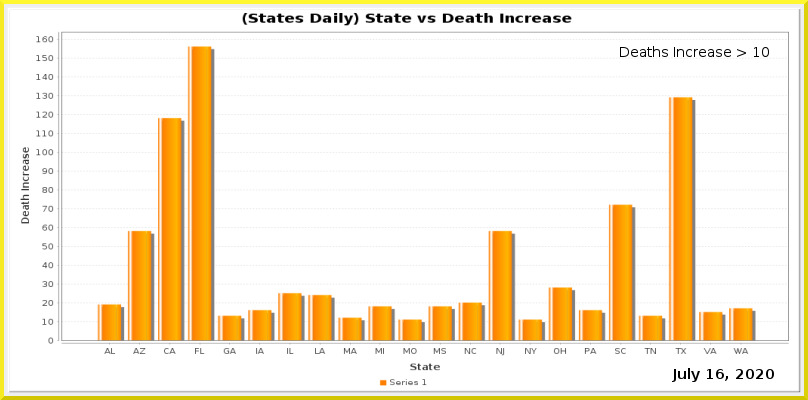
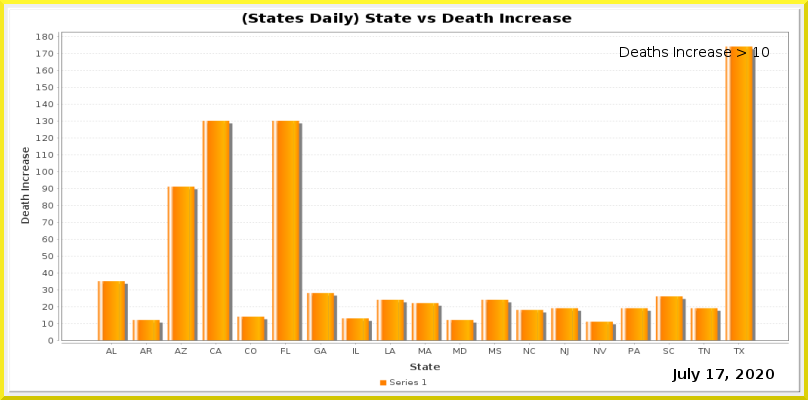
The second w=808, h=400 image is a revision of the first. Changes to its layers:
painted on "Current Date" over 716, 369, 724, 379
painted on "Date_vs_TestIncrease.png" over 36, 33, 789, 356
